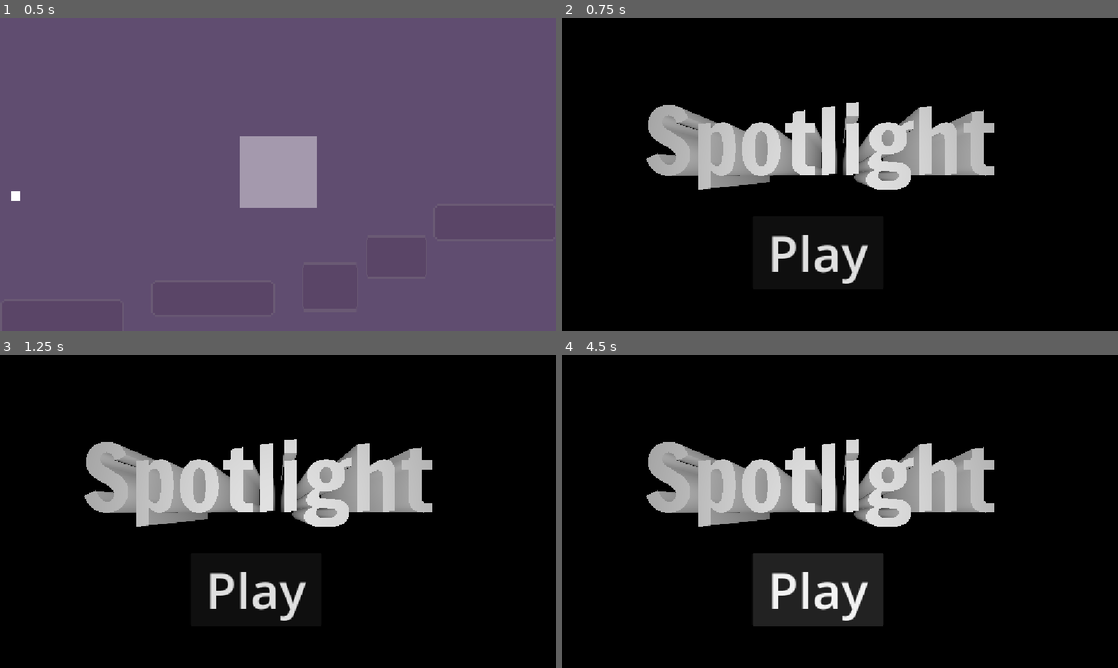
Above: before the commit, frames 1-4 (two rows, left to right).
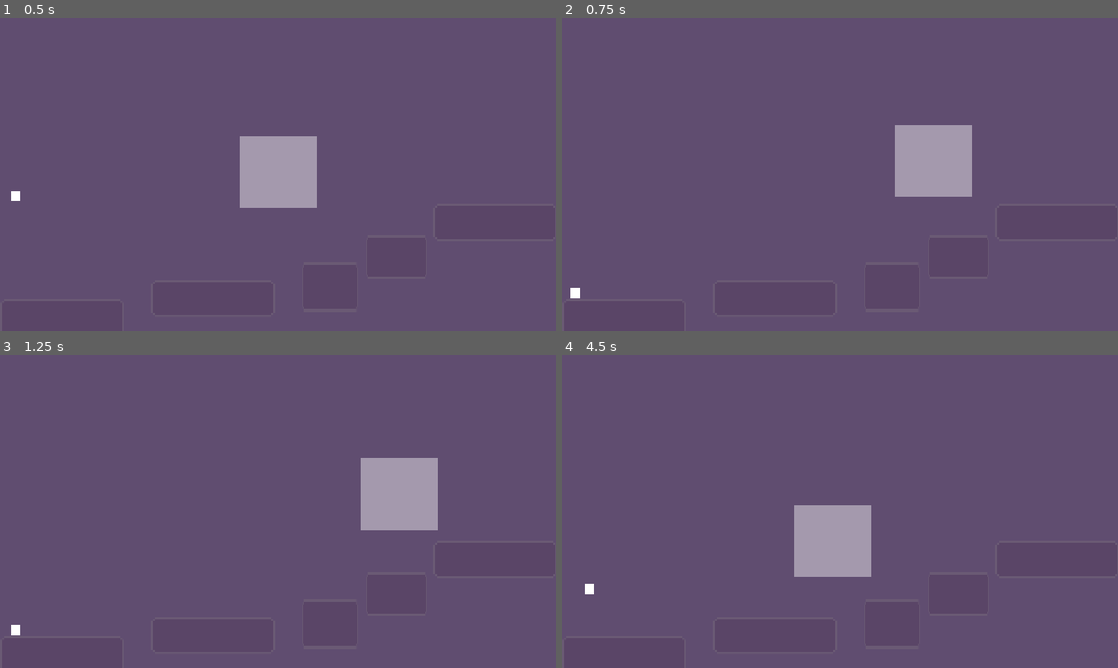
Above: after the commit, the same moments.

Repository: arrowira/dtj36
Game: Godot game, scene res://main.tscn
Same seed, same stepped clock (60 frames per second), same inputs: the game is played once before the commit and once after it.
Inputs (mouse positions are in pixels of both pictures, inside the frame that each line leads up to):
- Up to frame 1 (0.5 s): no input
- Up to frame 2 (0.75 s): move the mouse to (962, 158) at 0.52 s; hold Up (up) from 0.53 s (still down); tap A (lt) at 0.6 s
- Up to frame 3 (1.25 s): keep holding Up (up); tap D (rt) at 0.8 s
- Up to frame 4 (4.5 s): release Up (up) at 1.25 s; click (817, 589) at 1.25 s, where only the run before the commit has a clickable "Play"; move the mouse to (728, 527) at 2.02 s; hold Up (up) 2.03-2.75 s; tap D (rt) at 2.1, 3.8, 4.35 s; tap A (lt) at 2.3, 3.6 s; click (817, 589) at 2.75 s, where only the run before the commit has a clickable "Play"; move the mouse to (895, 442) at 3.52 s; move the mouse to (812, 574) at 4.27 s; hold Up (up) from 4.28 s (still down)

Frame 1 is identical in both runs. In frame 2, 99% of the frame differs, in the area x 0-100%, y 0-100%; in frame 3, 99%; in frame 4, 100%.

Commit message:
popBlock fixes

Diff:
--- a/dtj-36-proj/level-components/platform.gd
+++ b/dtj-36-proj/level-components/platform.gd
@@ -1,14 +1,17 @@
 extends StaticBody2D
 
+
+@export var defaultState = false
 func _ready() -> void:
 	$Sprite2D.frame=1
-	$Collision.disabled = true
+	$Collision.set_deferred("disabled", !defaultState)
+
 func _on_area_2d_area_entered(area: Area2D) -> void:
 	$Sprite2D.frame=0
-	$Collision.disabled = false
-
+	$Collision.set_deferred("disabled", false)
 
 
 func _on_area_2d_area_exited(area: Area2D) -> void:
-	$Collision.disabled = true
+	print("exited")
+	$Collision.set_deferred("disabled", !defaultState)
 	$Sprite2D.frame=1
--- a/dtj-36-proj/level1.tscn
+++ b/dtj-36-proj/level1.tscn
@@ -1,22 +1,9 @@
 [gd_scene load_steps=2 format=3 uid="uid://e8owo14hn6hg"]
 
-[ext_resource type="PackedScene" uid="uid://cxy4eho7vpplf" path="res://platform.tscn" id="1_jwv3a"]
+[ext_resource type="PackedScene" uid="uid://cxy4eho7vpplf" path="res://level-components/platform.tscn" id="1_jwv3a"]
 
 [node name="Node2D" type="Node2D"]
 
 [node name="platform" parent="." instance=ExtResource("1_jwv3a")]
-position = Vector2(1, 581)
-
-[node name="platform2" parent="." instance=ExtResource("1_jwv3a")]
-position = Vector2(314, 542)
-
-[node name="platform3" parent="." instance=ExtResource("1_jwv3a")]
-position = Vector2(627, 506)
-scale = Vector2(0.452, 1.344)
-
-[node name="platform5" parent="." instance=ExtResource("1_jwv3a")]
-position = Vector2(759, 450)
-scale = Vector2(0.48934978, 1.1956714)
-
-[node name="platform4" parent="." instance=ExtResource("1_jwv3a")]
-position = Vector2(898, 386)
+position = Vector2(10, 557)
+defaultState = true
--- a/dtj-36-proj/levels/level1.tscn
+++ b/dtj-36-proj/levels/level1.tscn
@@ -6,6 +6,7 @@
 
 [node name="platform" parent="." instance=ExtResource("1_jwv3a")]
 position = Vector2(1, 581)
+defaultState = true
 
 [node name="platform2" parent="." instance=ExtResource("1_jwv3a")]
 position = Vector2(314, 542)
